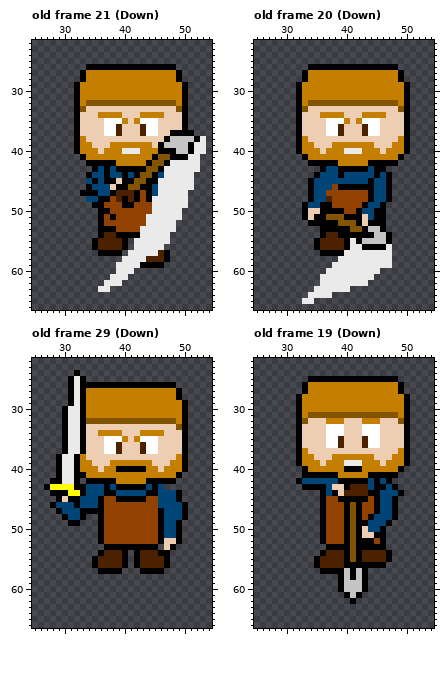
Pixel-art file -- assets/actor/larry/larry_shovel.aseprite. That is the earlier state.
84x84 pixels, 39 frames. Shown: old frame 21 (Down): x 25..54, y 22..66; old frame 20 (Down): x 25..54, y 22..66; old frame 29 (Down): x 25..54, y 22..66; old frame 19 (Down): x 25..54, y 22..66. The commit also changed other frames, which this record leaves out.
After the commit:
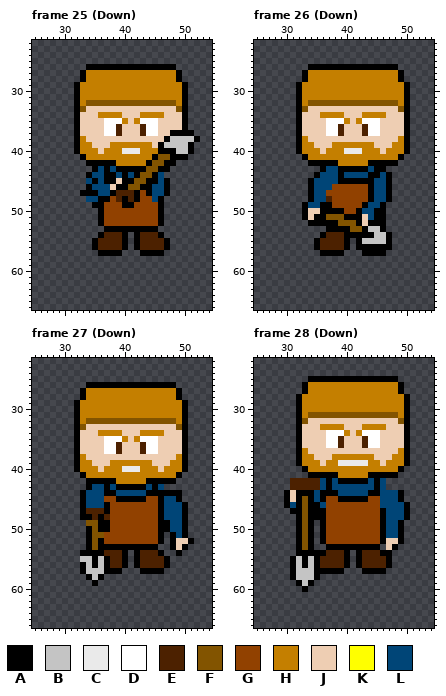
Palette (. is transparent): A #000000  B #c4c4c4  C #eaeaea  D #ffffff  E #4c2100  F #825400  G #914100  H #c47f00  J #eeceb3  K #ffff00  L #004577
A new or re-ordered frame is compared with the old frame closest to it.
The commit says: one more side to shovel
Change:
frames re-ordered
Changed rows in their new state; - is an unchanged pixel.
Frame 25 (Down) against old frame 21 (Down):
first column x 36:
38 -----------------.
39 ----------------..
40 ----------------..
41 ---------------..-
42 ------------A....-
43 -----------A.....-
44 --A--------.....--
45 ----------LA....--
46 ----------LA....--
47 ----------LA...---
48 --------GLA....---
49 ---------GA....---
50 -G-------GA...----
51 --G-----GGA...----
52 --------GGA..-----
53 .--AAAAAAA...-----
54 ---E-.-EEEA.------
55 ------AEEEEA------
56 ------AEEEEA------
57 -----..AAAA.------
58 ----........------
59 ---........-------
60 ---...------------
61 --...-------------
62 -...--------------
63 ..----------------
Frame 26 (Down) against old frame 20 (Down), layers "swoosh", "far body":
first column x 39:
44 -----A
45 AAAAA-
46 GGGGG-
first column x 33:
53 ---.-----------
54 ------E--------
55 --------.------
56 --------.A----A
57 -------...AAAA.
58 ------.........
59 -----..........
60 ----.........--
61 ---.........---
62 ---........----
63 --......-------
64 -....----------
65 ..-------------
Frame 27 (Down) against old frame 29 (Down):
first column x 27:
24 -----.-------------------
25 ----...------------------
26 ----...------------------
27 ----..-------------------
28 ----..-------------------
29 ----.AH------------------
30 ---..AH------------------
31 ---..AH------------------
32 ---..AH------------------
33 ---..AF------------------
34 ---..AJ------------------
35 ---..AJ------------------
36 ---..AJ------------------
37 ---..AJ------------------
38 --...--------------------
39 --...--------------------
40 --...-------HCCCH--------
41 --....-------------------
42 -.....-------------------
43 .......A-----------------
44 -.....-------------AAA---
45 --....A--L---------A-----
46 -.....A--LA--------A-----
47 --....-EEEA--------------
48 ---...-AE-E--------------
49 ----..-FF-A---------A-LA-
50 -------AF-A---------A-LA-
51 -------AFF----------.ALA-
52 -------AF-----------.AJJA
53 -------AFA----------.-JA-
54 ------AAA-----------.-A--
55 ------BB-BA--------------
56 ------AB-BA--------------
57 ------ABBB---------------
58 -------ABA---------------
59 --------A----------------
Frame 28 (Down) against old frame 19 (Down):
first column x 36:
32 -JJJ---JJJ-
33 HHHH---HHHH
34 ----H-H----
first column x 30:
39 ---------C---C-------
40 ----------HHH--------
41 ---.-----------------
42 -EEEEE-A---------.---
43 -EEEEELALLLLLL--L..--
44 AJAAAL-A-LLLLL-------
45 AJAFAL---------G--LA-
46 ALAFAAL---GGG--G--LLA
47 -AAFAA----GGG--GA-LLA
48 --AFAA----GGG-GGA-LLA
49 --AFA-----GGGGGGALLA-
50 --AFA-----GGGGGG-LLA-
51 --AFA-----GGGGGG-LLA-
52 --AFA-----GGGGG--JJA-
53 --AFA------A----.JA--
54 --AAAA-----.----A----
55 -ABAB------.---------
56 -ABAB------.-EEEEA---
57 -ABBBA----...-AAA----
58 -ABBBA---.....-------
59 --ABA----.....-------
60 ---A-----.....-------
61 ----------...--------
62 -----------.---------
